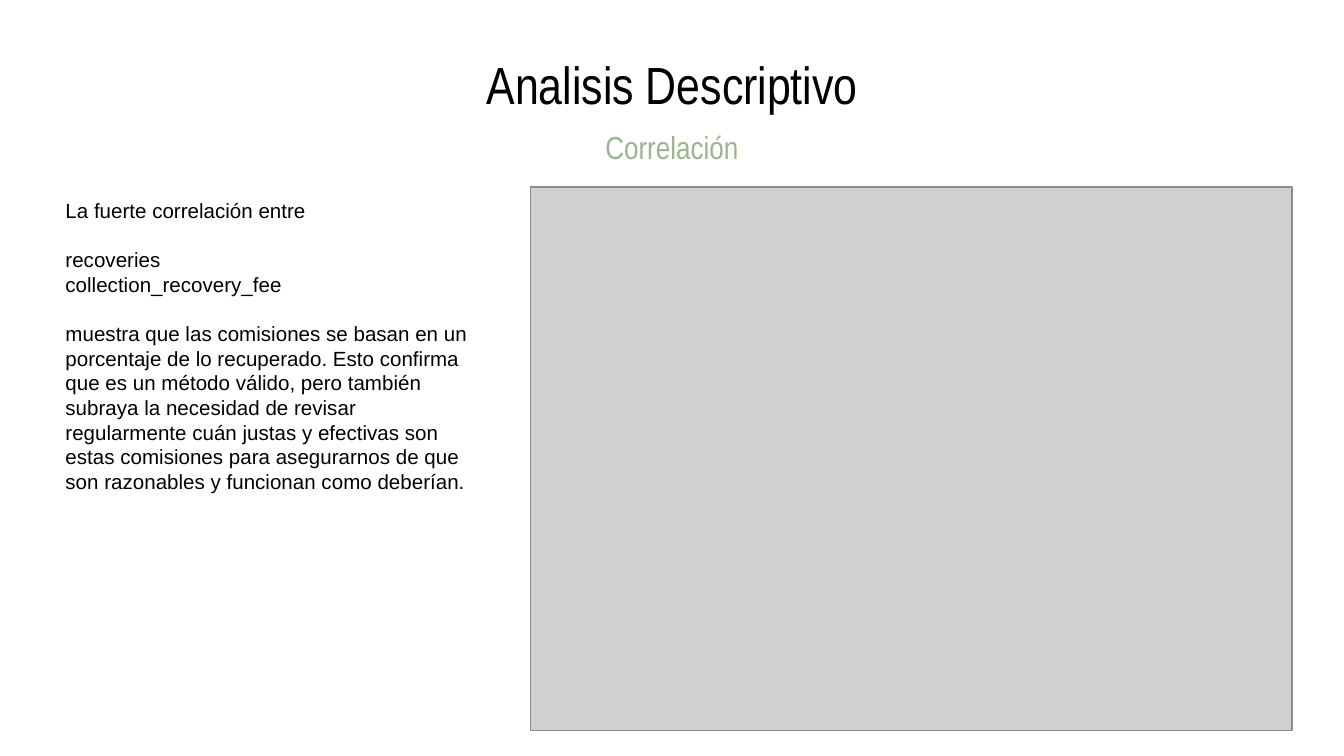
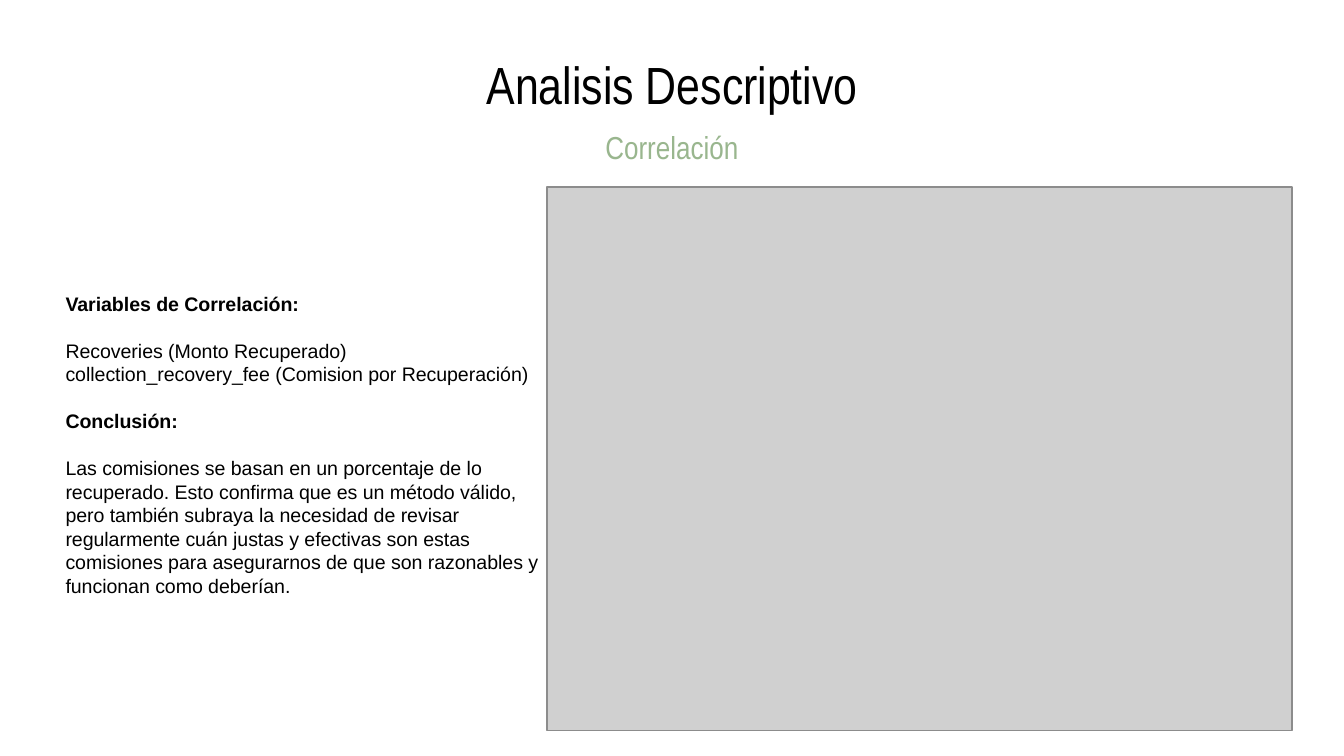
Before and after one commit to vrobles/Proyecto_Grupo3, a slide deck: slide 12 of CREDITOS OTORGADOS - PRODUBANCO 3.pptx (slide 8 before the commit). Drawn at 1344x756 pixels with LibreOffice and Linux fonts; fonts in the diff are those of the drawing; grey boxes stand for pictures. Boxes give left, top, right and bottom in pixels: in the first picture for what was removed or moved away, otherwise in the second. Text is boxed around its words. In the diff, an @@ line names an element or a change of style, - is before the commit and + after.

```diff
--- a/CREDITOS OTORGADOS - PRODUBANCO 3.pptx
+++ b/CREDITOS OTORGADOS - PRODUBANCO 3.pptx
@@ picture: place and size @@
-picture at [531, 187, 1292, 730]
+picture at [547, 187, 1292, 730]
@@ text at [66, 296, 538, 594]: text changed; size 11 to 10.5 pt @@
-La fuerte correlación entre
-recoveries
-collection_recovery_fee
-muestra que las comisiones se basan en un porcentaje de lo recuperado. Esto confirma que es un método válido, pero también subraya la necesidad de revisar regularmente cuán justas y efectivas son estas comisiones para asegurarnos de que son razonables y funcionan como deberían.
+Variables de Correlación:
+Recoveries (Monto Recuperado)
+collection_recovery_fee (Comision por Recuperación)
+Conclusión:
+Las comisiones se basan en un porcentaje de lo recuperado. Esto confirma que es un método válido, pero también subraya la necesidad de revisar regularmente cuán justas y efectivas son estas comisiones para asegurarnos de que son razonables y funcionan como deberían.
```
Also in this commit, not shown: 9 other slides changed, 2 slides added.
